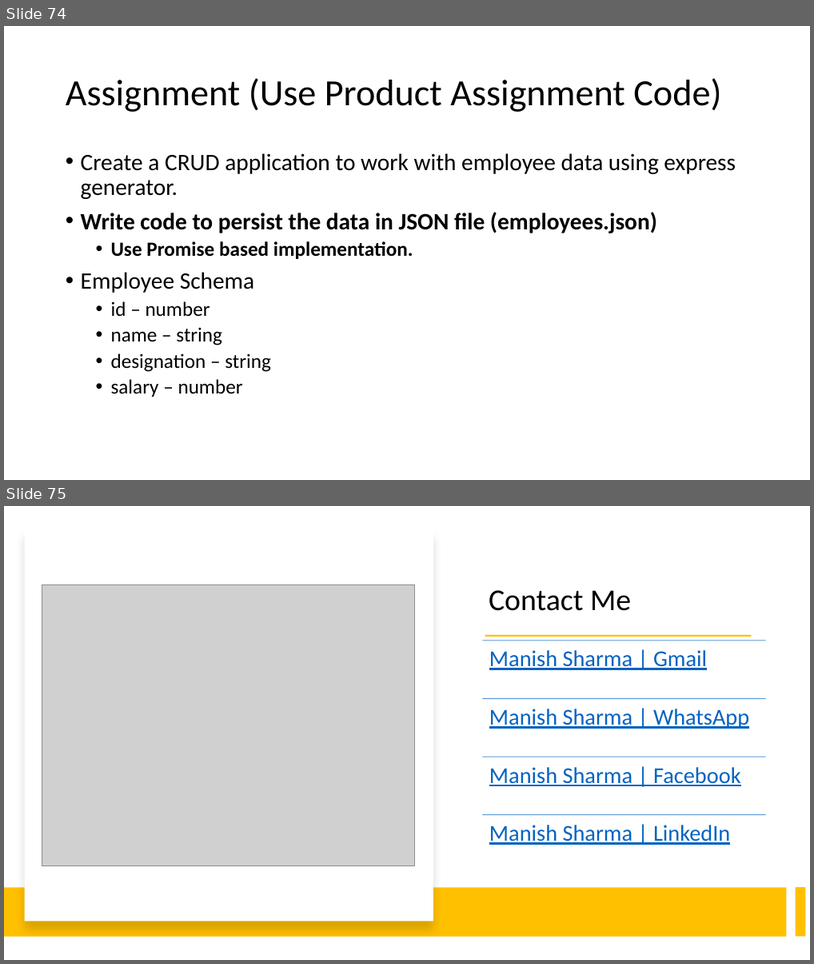
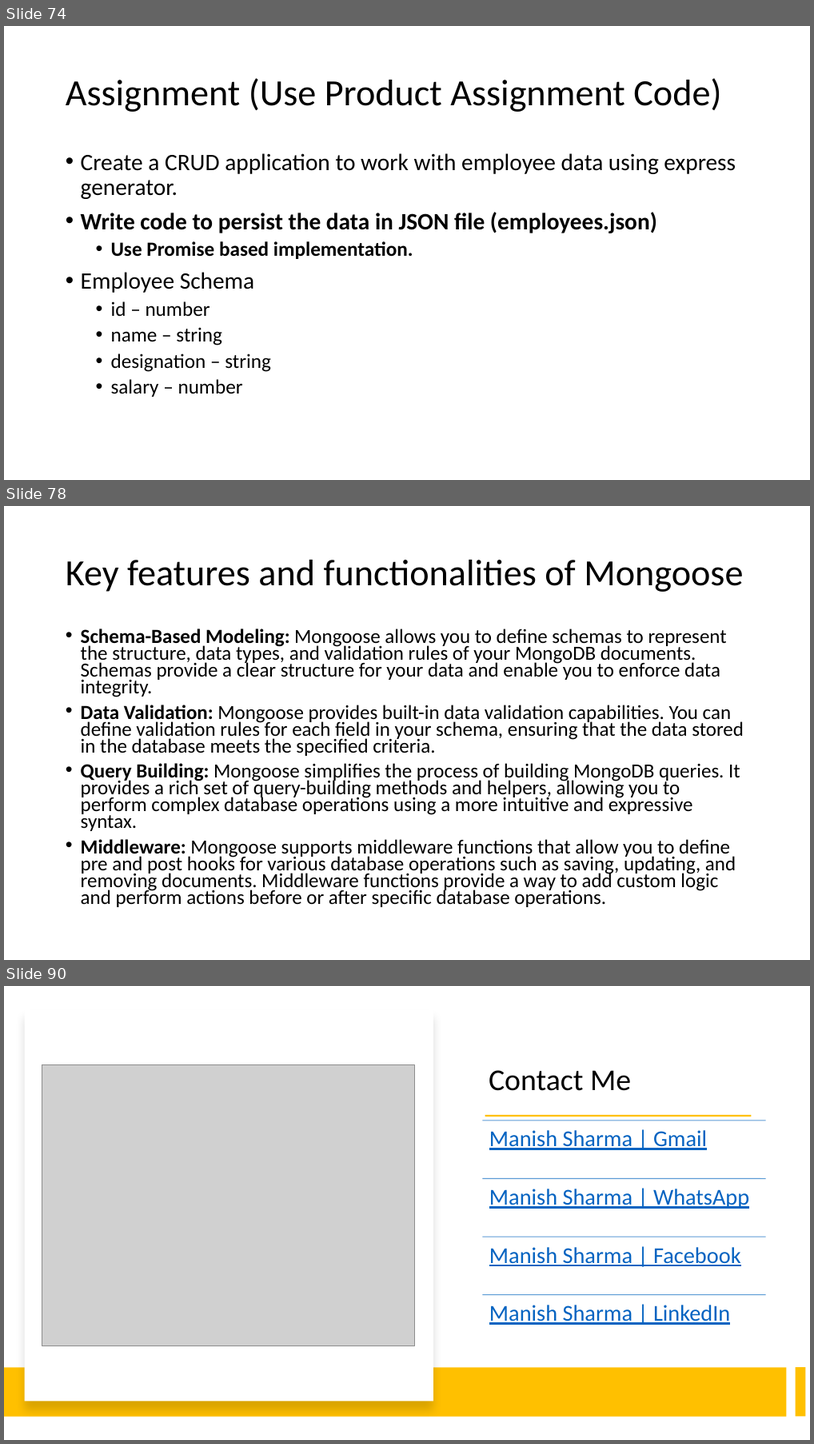
Before and after one commit to explore-with-manish/im-jan24, a slide deck: Node/Notes/Node.pptx. Shown one above the other, each under a label of ours: slides 74 and 75 before the commit, slides 74, 78 and 90 after it; the slides between them are not shown. The pictures are 814x964 and 814x1444 pixels, drawn with LibreOffice and Linux fonts; fonts in the diff are those of the drawing; grey boxes stand for pictures. Boxes give left, top, right and bottom in pixels: in the first picture for what was removed or moved away, otherwise in the second. Text is boxed around its words. In the diff, an @@ line names an element or a change of style, - is before the commit and + after.

```diff
--- a/Node/Notes/Node.pptx
+++ b/Node/Notes/Node.pptx
@@ slide 78 added at (x1=4, y1=506, x2=810, y2=960), background #FFFFFF @@
@@ title added at (x1=66, y1=560, x2=743, y2=592), 44 pt, text #000000 @@
+Key features and functionalities of Mongoose
@@ text added at (x1=81, y1=628, x2=744, y2=907), 23.8 pt, text #000000 @@
+• Schema-Based Modeling: Mongoose allows you to define schemas to represent the structure, data types, and validation rules of your MongoDB documents. Schemas provide a clear structure for your data and enable you to enforce data integrity.
+• Data Validation: Mongoose provides built-in data validation capabilities. You can define validation rules for each field in your schema, ensuring that the data stored in the database meets the specified criteria.
+• Query Building: Mongoose simplifies the process of building MongoDB queries. It provides a rich set of query-building methods and helpers, allowing you to perform complex database operations using a more intuitive and expressive syntax.
+• Middleware: Mongoose supports middleware functions that allow you to define pre and post hooks for various database operations such as saving, updating, and removing documents. Middleware functions provide a way to add custom logic and perform actions before or after specific database operations.
@@ what was slide 75 is now slide 90 @@
```
Also in this commit, not shown: 14 other slides added, 20 other files.
